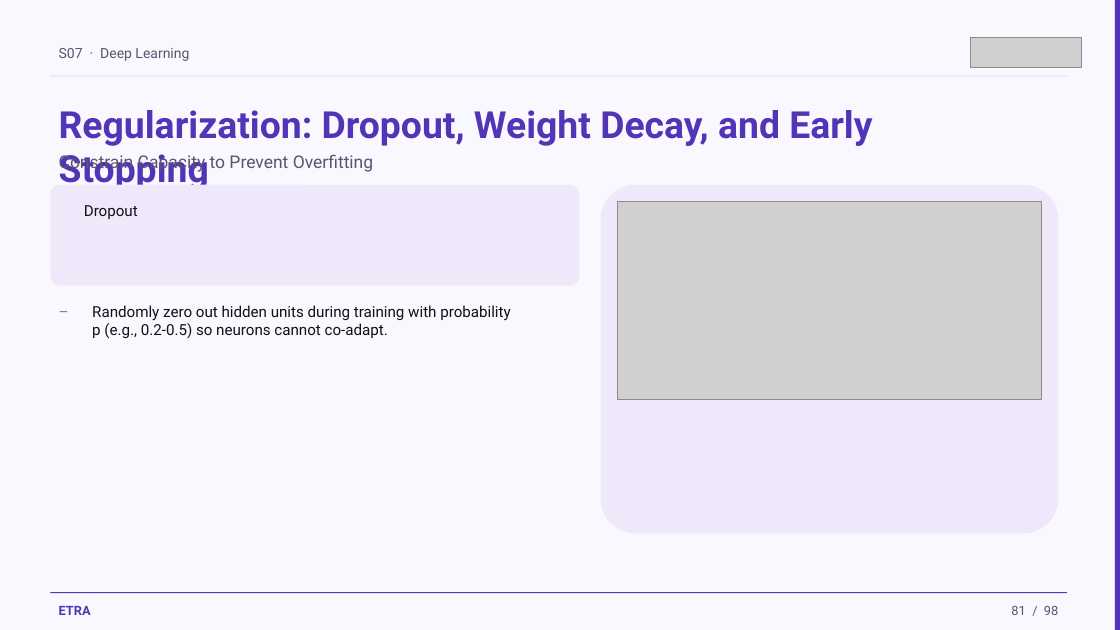
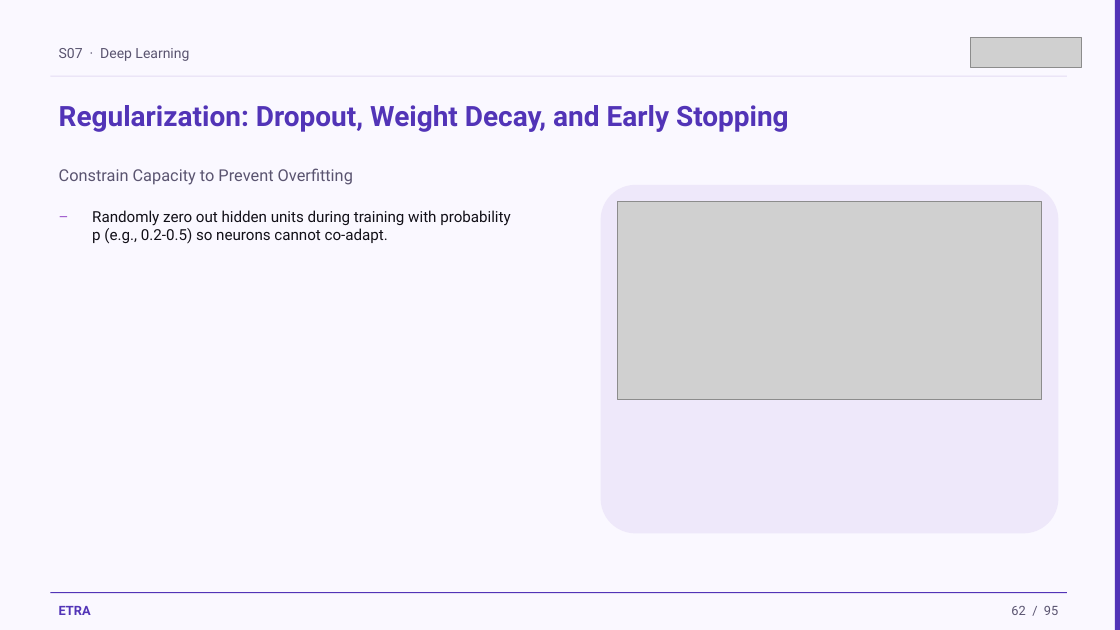
Before and after one commit to iksasa15/AI-ML, a slide deck: slide 62 of web-presentation/pdf-exports/Week2-Session1-Deep-Learning.pptx (slide 81 before the commit). Drawn at 1120x630 pixels with LibreOffice and Linux fonts; fonts in the diff are those of the drawing; grey boxes stand for pictures. Boxes give left, top, right and bottom in pixels: in the first picture for what was removed or moved away, otherwise in the second. Text is boxed around its words. In the diff, an @@ line names an element or a change of style, - is before the commit and + after.

Commit message:
feat: update Week 2, Session 1 PowerPoint and diagrams with new content on regularization techniques, including dropout and weight decay, and refine existing diagrams for improved educational clarity

```diff
--- a/web-presentation/pdf-exports/Week2-Session1-Deep-Learning.pptx
+++ b/web-presentation/pdf-exports/Week2-Session1-Deep-Learning.pptx
@@ text "Regularization: Dropout, Weight Decay, and ..." at (59,105,789,132): size 32 to 24 pt @@
@@ text "Constrain Capacity to Prevent Overfitting": place and size @@
-text "Constrain Capacity to Prevent Overfitting" at (59,152,373,173)
+text "Constrain Capacity to Prevent Overfitting" at (59,168,353,185)
@@ text "Constrain Capacity to Prevent Overfitting" at (59,168,353,185): size 15 to 14 pt @@
@@ text "–" rewrapped from (50,298,80,334) to (50,203,80,273) @@
@@ rounded rectangle removed at (50,185,580,286) @@
@@ text "Randomly zero out hidden units ...": place and size @@
-text "Randomly zero out hidden units ..." at (92,305,511,339)
+text "Randomly zero out hidden units ..." at (92,210,511,244)
@@ text removed at (84,205,138,219) @@
-Dropout
@@ text at (1011,606,1058,615): text changed @@
-81 / 98
+62 / 95
```
Also in this commit, not shown: 93 other slides changed, 3 slides removed, 3 other files.
